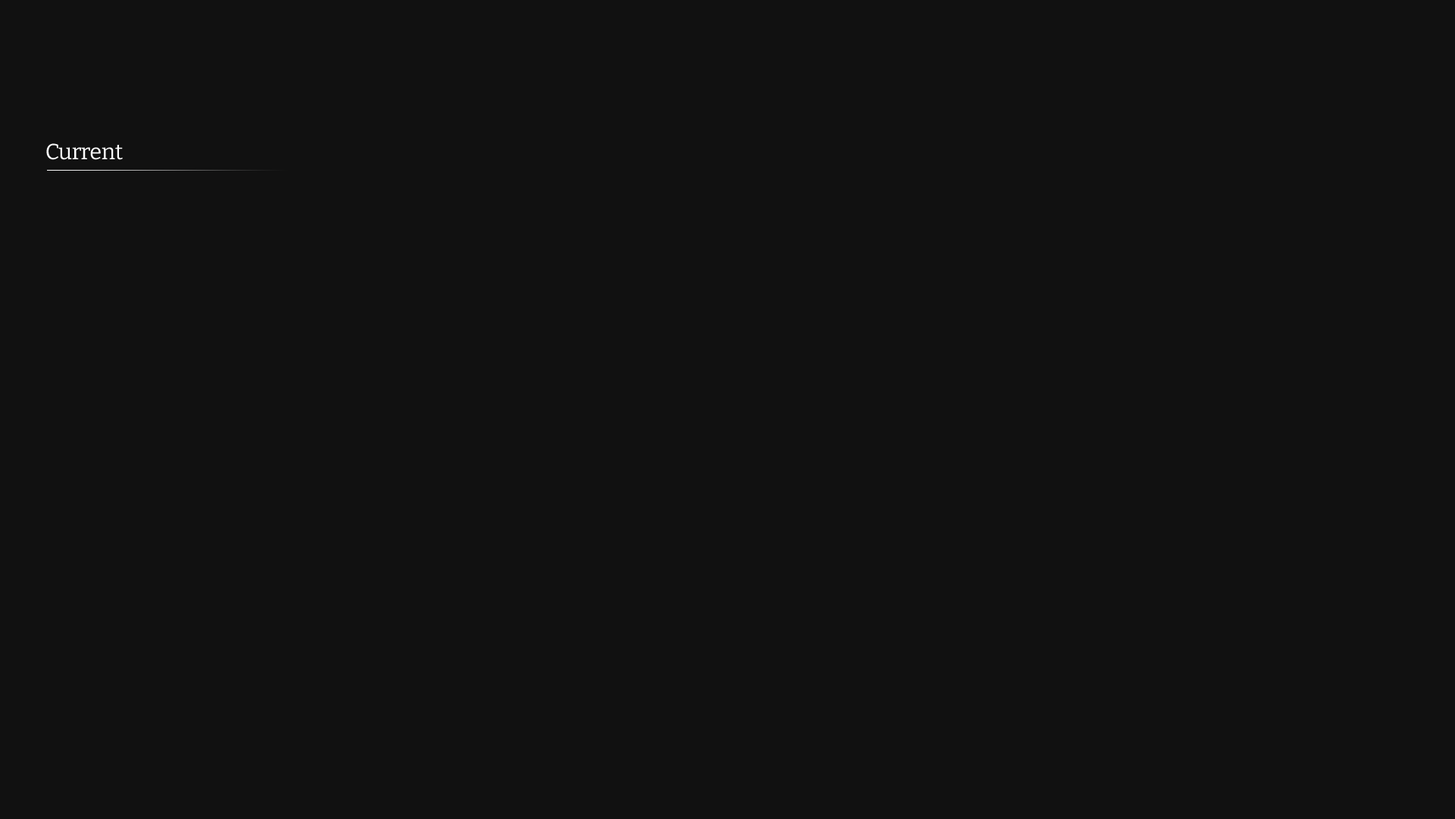
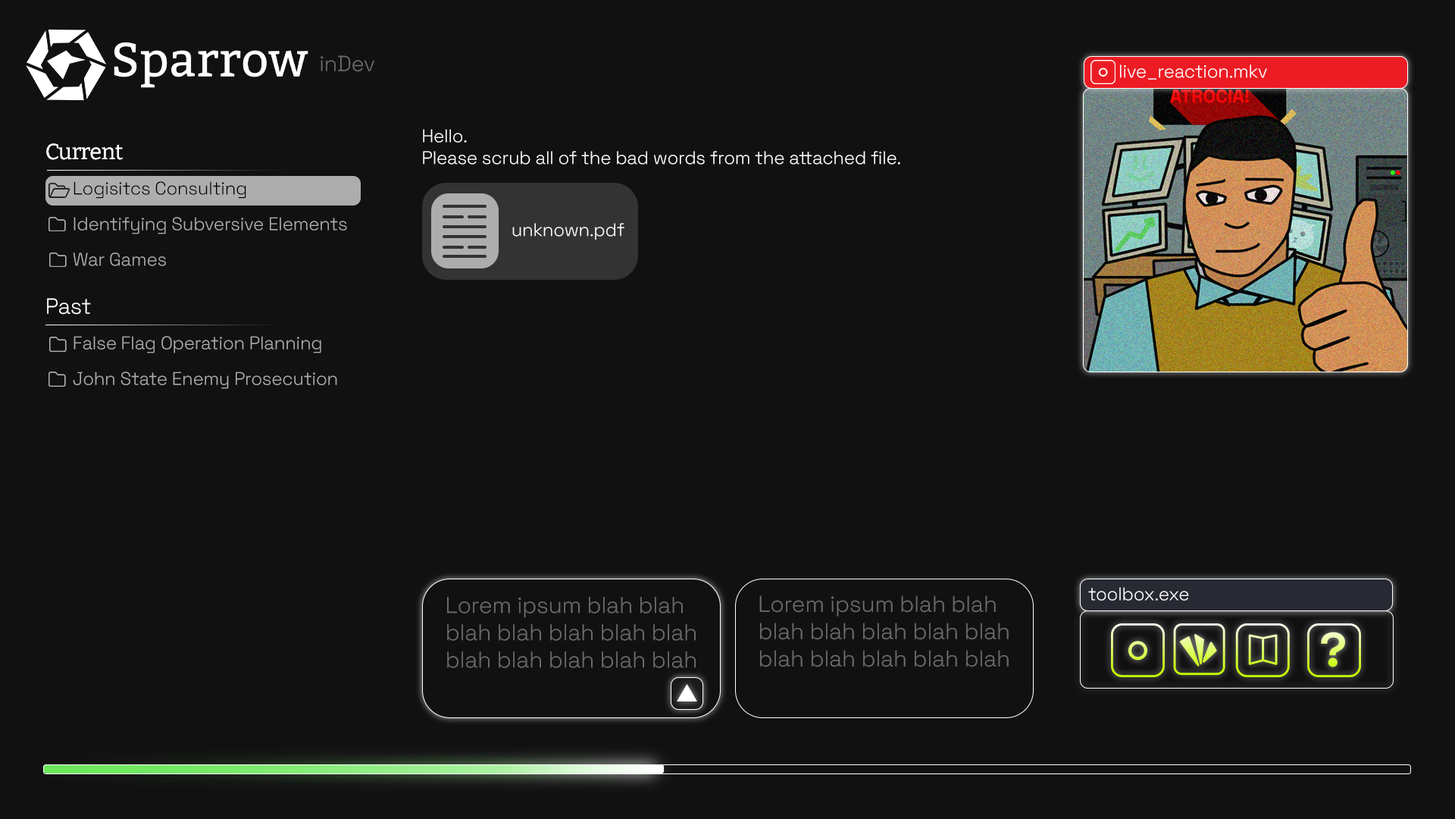
Two versions of the same layered image (1455px x 819px). Layer-by-layer changes:
showed group "header" (4 layers) over [25,28,375,101]
showed group "chat box" (11 layers) over [421,572,1034,718]
added layer "Lorem ipsum blah blah blah blah blah blah blah blah blah blah b" (1st of 2, in "chat box") in group "chat box" over [759,595,1009,668]
added layer "Lorem ipsum blah blah blah blah blah blah blah blah blah blah b" (2nd of 2, in "chat box") in group "chat box" over [447,596,696,668]
added layer "Triangle 1" in group "chat box" over [676,683,698,702]
added layer "Rounded Rectangle 9" in group "chat box" over [670,676,704,710]
added layer "Rounded Rectangle 1 copy" in group "chat box" over [422,578,721,718]
added layer "Rounded Rectangle 1 copy 2" in group "chat box" over [735,578,1034,718]
showed group "trust bar" (1st of 2) (4 layers) over [43,747,1412,790]
painted on "trust bar fill" over [43,764,664,774]
showed group "fileButton" (11 layers) over [422,182,639,280]
showed group "chat prompt" (1 layers) over [422,128,901,165]
showed group "live reaction" (7 layers) over [1079,56,1415,379]
showed group "toolbox" (4 layers) over [1080,578,1394,689]
showed group "left side chats" (10 layers) over [45,143,361,389]
painted on "Line 1 copy" (2nd of 2, in "left side chats") over [45,324,283,326]
